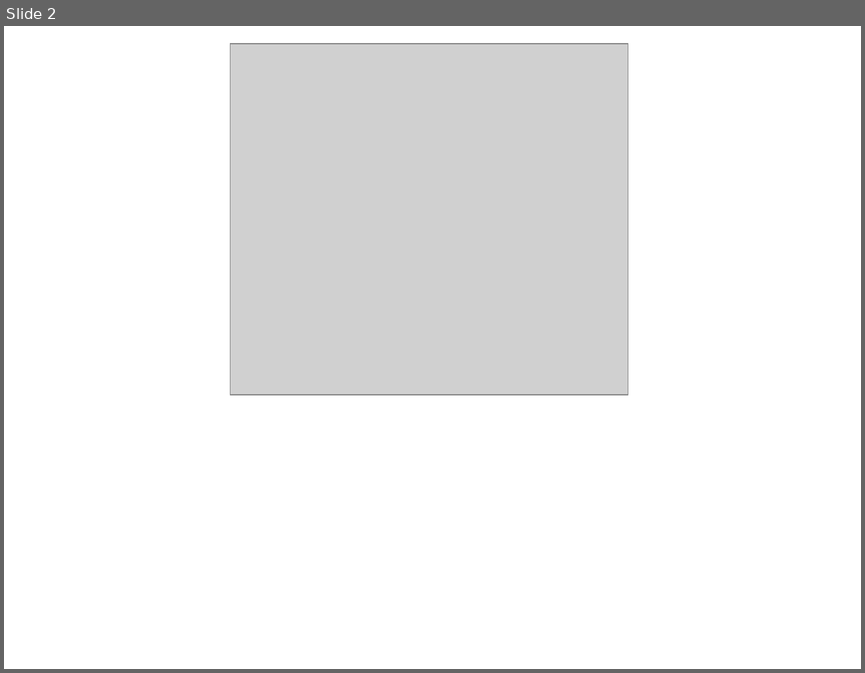
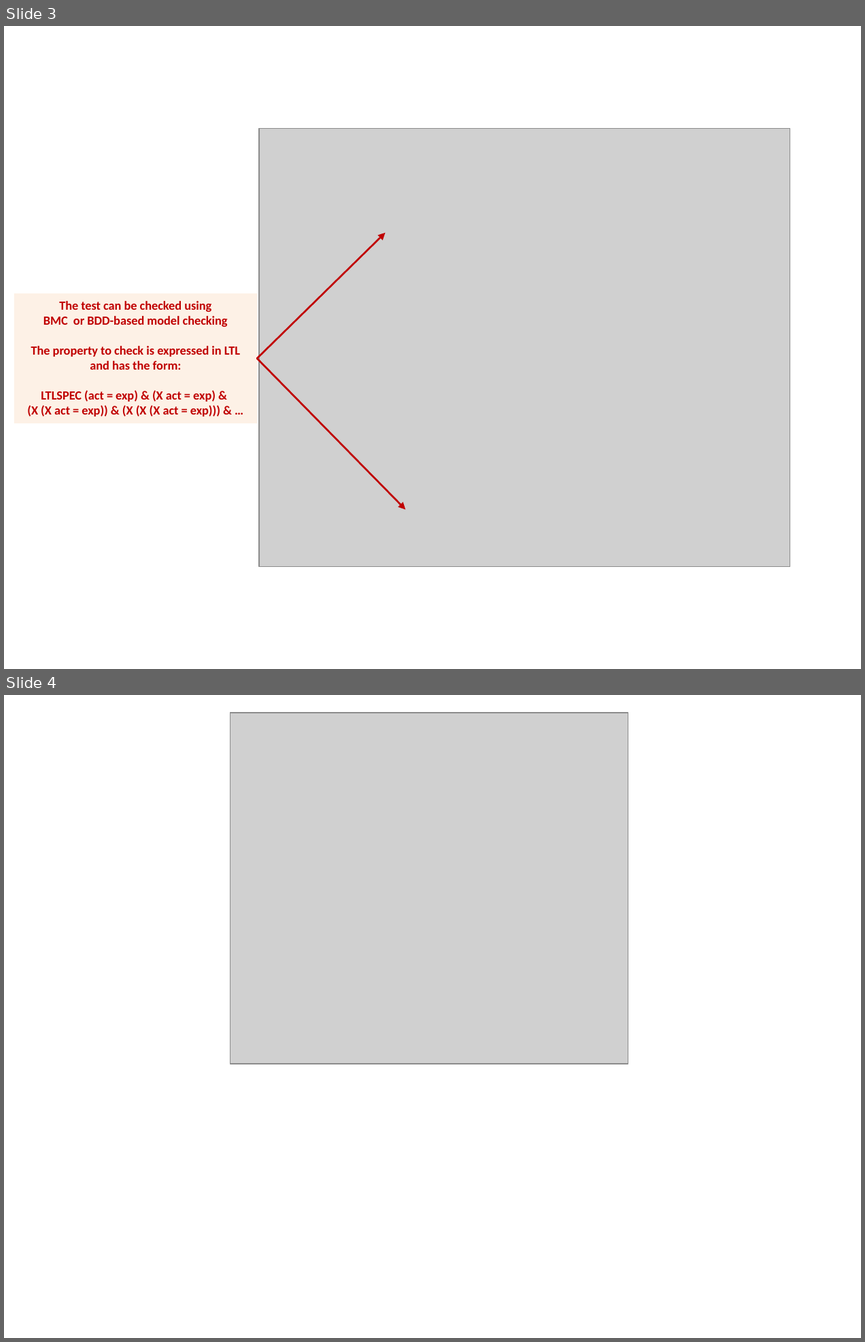
Before and after one commit to mbeddr/mbeddr.formal, a slide deck: code/tutorial/solutions/com.mbeddr.formal.nusmv.users_guide/figures/figures.pptx. Shown one above the other, each under a label of ours: slide 2 before the commit, slides 3 and 4 after it. The pictures are 865x673 and 865x1342 pixels, drawn with LibreOffice and Linux fonts; fonts in the diff are those of the drawing; grey boxes stand for pictures. Boxes give left, top, right and bottom in pixels: in the first picture for what was removed or moved away, otherwise in the second. Text is boxed around its words. In the diff, an @@ line names an element or a change of style, - is before the commit and + after.

```diff
--- a/code/tutorial/solutions/com.mbeddr.formal.nusmv.users_guide/figures/figures.pptx
+++ b/code/tutorial/solutions/com.mbeddr.formal.nusmv.users_guide/figures/figures.pptx
@@ slide 3 added at box(4, 26, 861, 669), background #FFFFFF @@
@@ picture added at box(259, 128, 791, 566) @@
@@ arrow added from (257, 359) to (385, 233), #C00000 1.5 pt @@
@@ rectangle added at box(14, 293, 257, 422), fill #FDEADA at 65% opacity, 10.5 pt, text #C00000, bold @@
+The test can be checked using
+BMC or BDD-based model checking
+The property to check is expressed in LTL and has the form:
+LTLSPEC (act = exp) & (X act = exp) &
+(X (X act = exp)) & (X (X (X act = exp))) & …
@@ arrow added from (257, 359) to (406, 509), #C00000 1.5 pt @@
@@ what was slide 2 is now slide 4 @@
```
Also in this commit, not shown: 1 other slide added, 3 other files.
